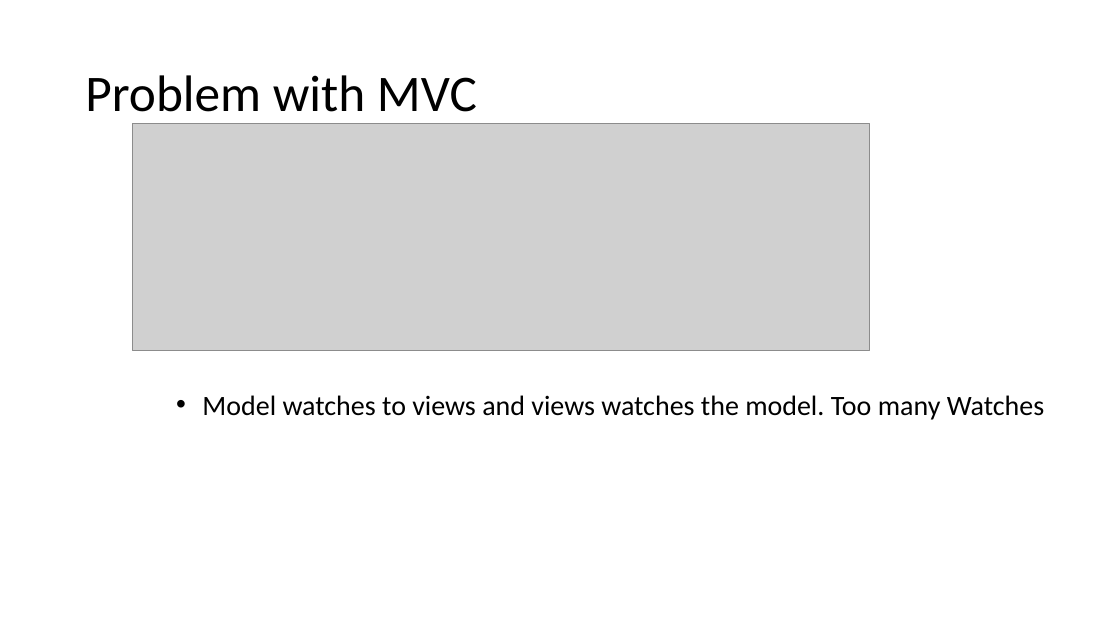
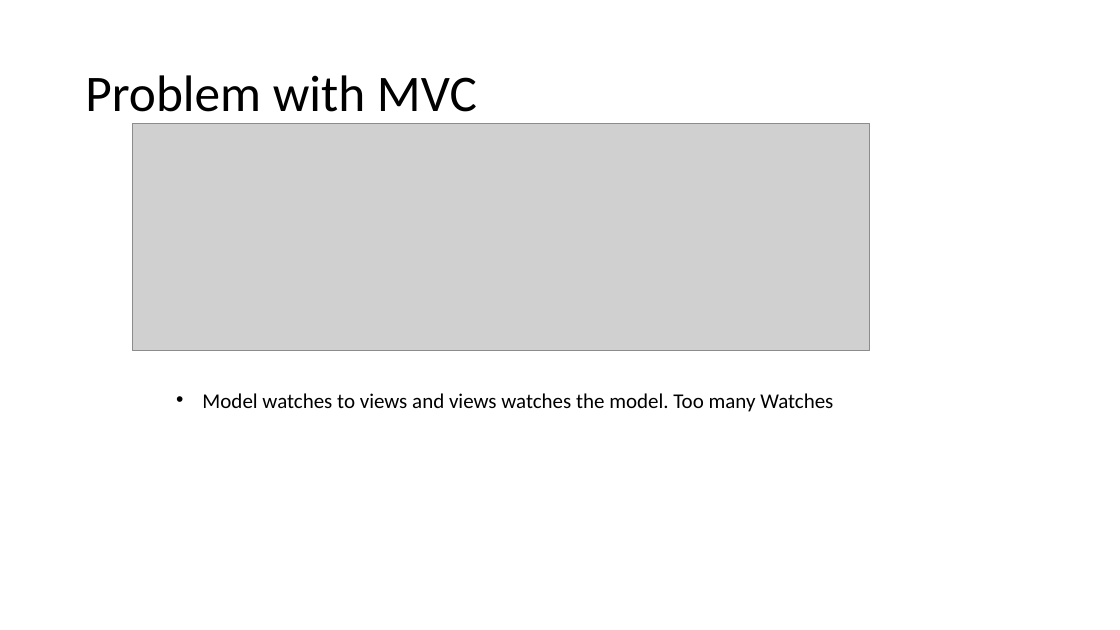
Before and after one commit to awahab29/samplealt, a slide deck: slide 3 of React.pptx. Drawn at 1120x630 pixels with LibreOffice and Linux fonts; fonts in the diff are those of the drawing; grey boxes stand for pictures. Boxes give left, top, right and bottom in pixels: in the first picture for what was removed or moved away, otherwise in the second. Text is boxed around its words. In the diff, an @@ line names an element or a change of style, - is before the commit and + after.

```diff
--- a/React.pptx
+++ b/React.pptx
@@ text "Model watches to views and ..." at bbox=[202, 393, 833, 412]: size 24 to 18 pt @@
```
Also in this commit, not shown: 4 other slides changed, 7 slides added.
